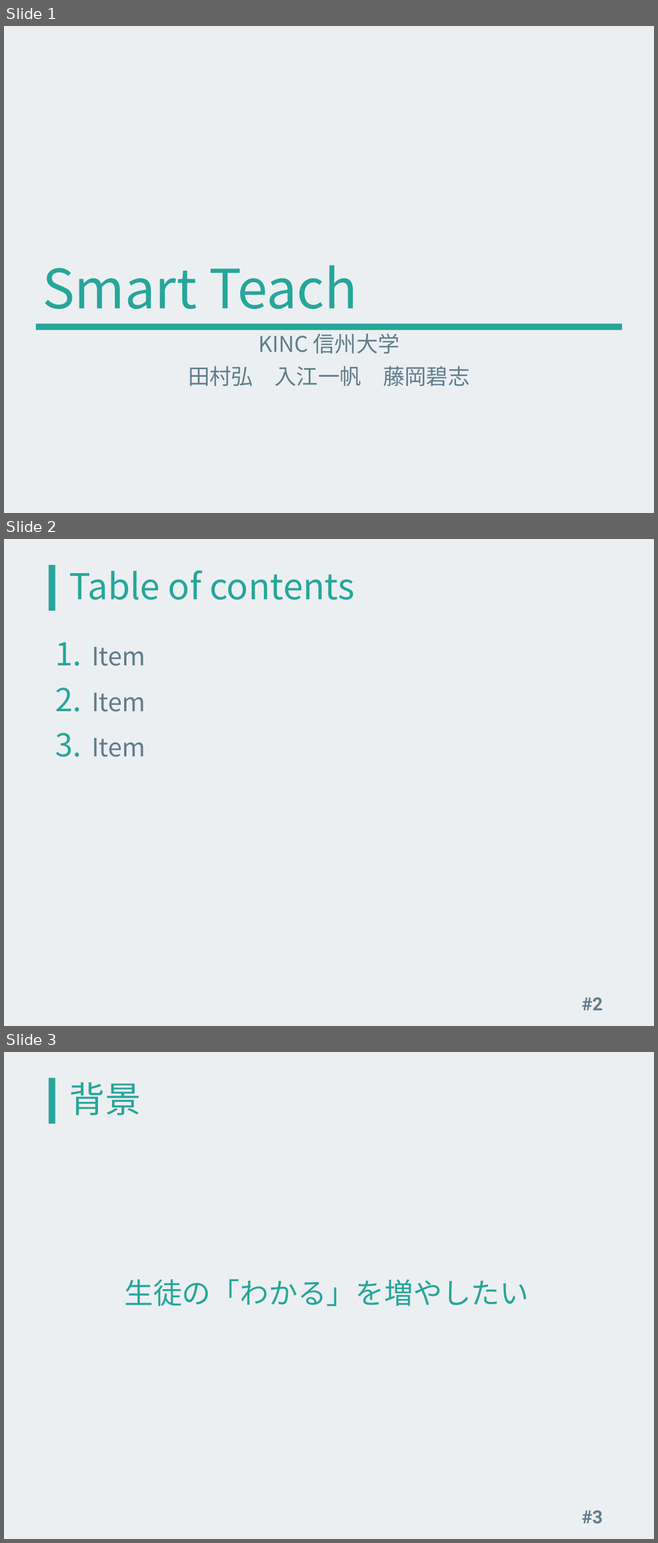
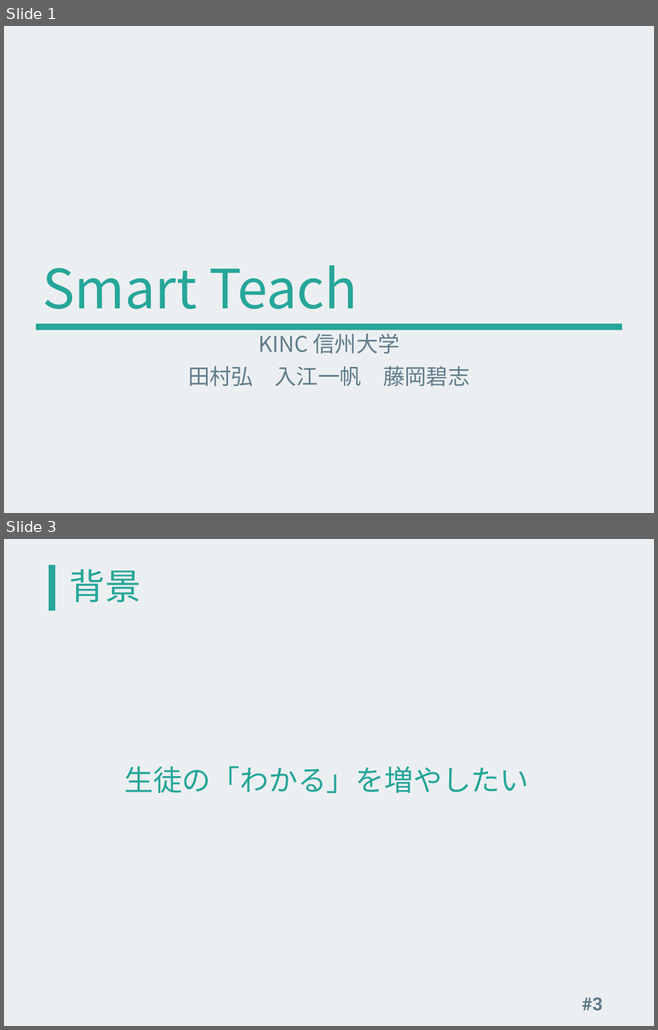
Before and after one commit to kinc-shinshu/smat-presentation, a slide deck: slide.pptx. Shown one above the other, each under a label of ours: slides 1, 2 and 3 before the commit, slides 1 and 3 after it; the slides between them are not shown. The pictures are 658x1543 and 658x1030 pixels, drawn with LibreOffice and Linux fonts; fonts in the diff are those of the drawing. Boxes give left, top, right and bottom in pixels: in the first picture for what was removed or moved away, otherwise in the second. Text is boxed around its words. In the diff, an @@ line names an element or a change of style, - is before the commit and + after.

```diff
--- a/slide.pptx
+++ b/slide.pptx
@@ slide 2 removed at <box>4,539,654,1026</box>, background #ECEFF1; not listed: 1 template element that a slide beside it also shows @@
@@ title removed at <box>70,570,354,600</box> @@
-Table of contents
@@ text removed at <box>92,647,146,757</box> @@
-1. Item
-2. Item
-3. Item
@@ page number removed at <box>581,997,602,1011</box> @@
-#2
```
Also in this commit, not shown: 2 slides changed, 14 slides added, 6 other files.
